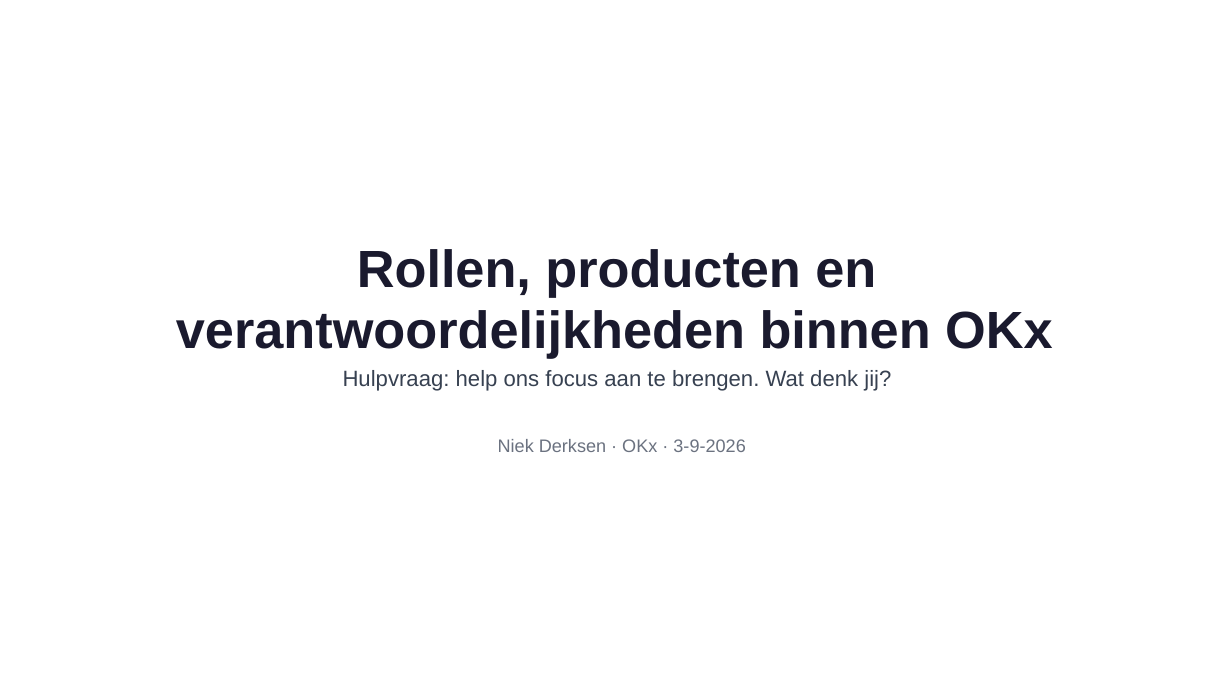
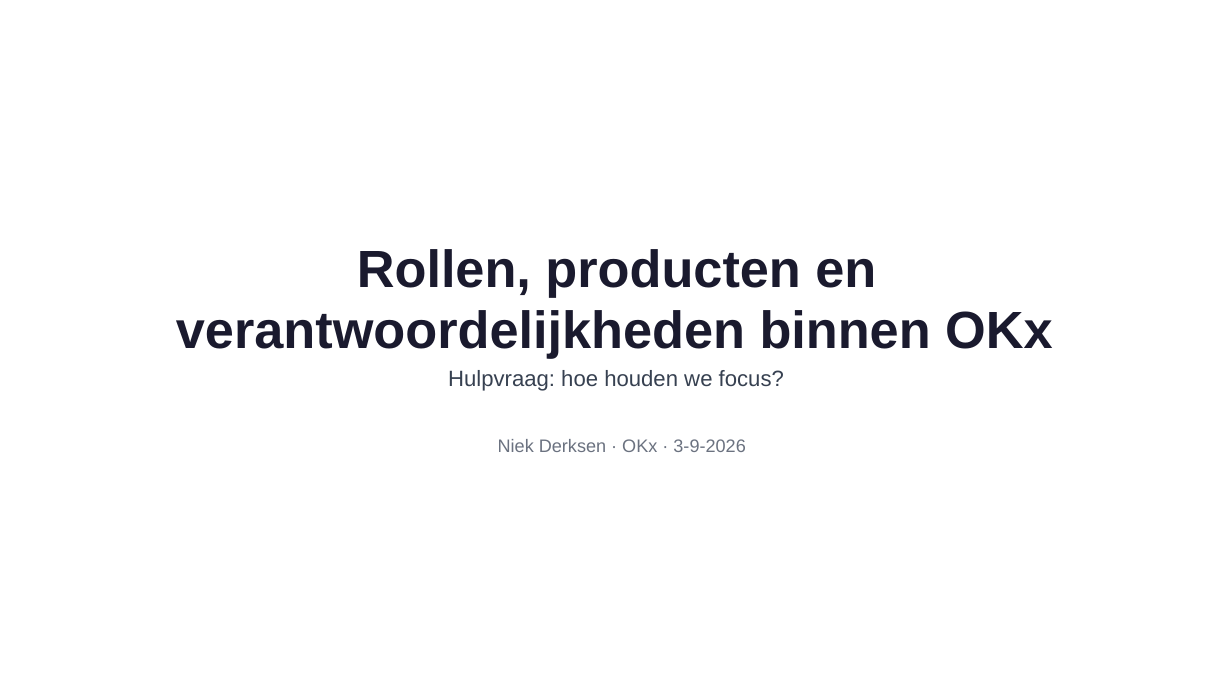
Before and after one commit to Npuls-OKx/meta, a slide deck: slide 1 of presentaties/export/260903_rollen/260903_rollen.pptx. Drawn at 1232x694 pixels with LibreOffice and Linux fonts; fonts in the diff are those of the drawing; background and template pictures are left out. Boxes give left, top, right and bottom in pixels: in the first picture for what was removed or moved away, otherwise in the second. Text is boxed around its words. In the diff, an @@ line names an element or a change of style, - is before the commit and + after.

```diff
--- a/presentaties/export/260903_rollen/260903_rollen.pptx
+++ b/presentaties/export/260903_rollen/260903_rollen.pptx
@@ text at <box>448,370,784,391</box>: text changed @@
-Hulpvraag: help ons focus aan te brengen. Wat denk jij?
+Hulpvraag: hoe houden we focus?
```
Also in this commit, not shown: 2 other files.
